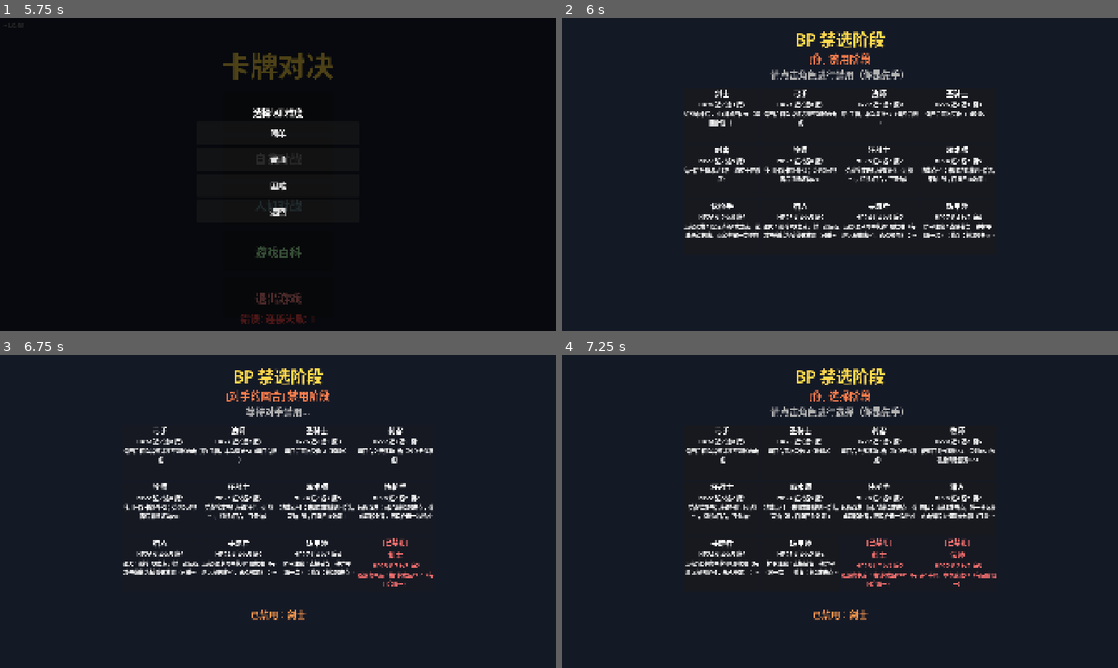
Above: before the commit, frames 1-4 (two rows, left to right).
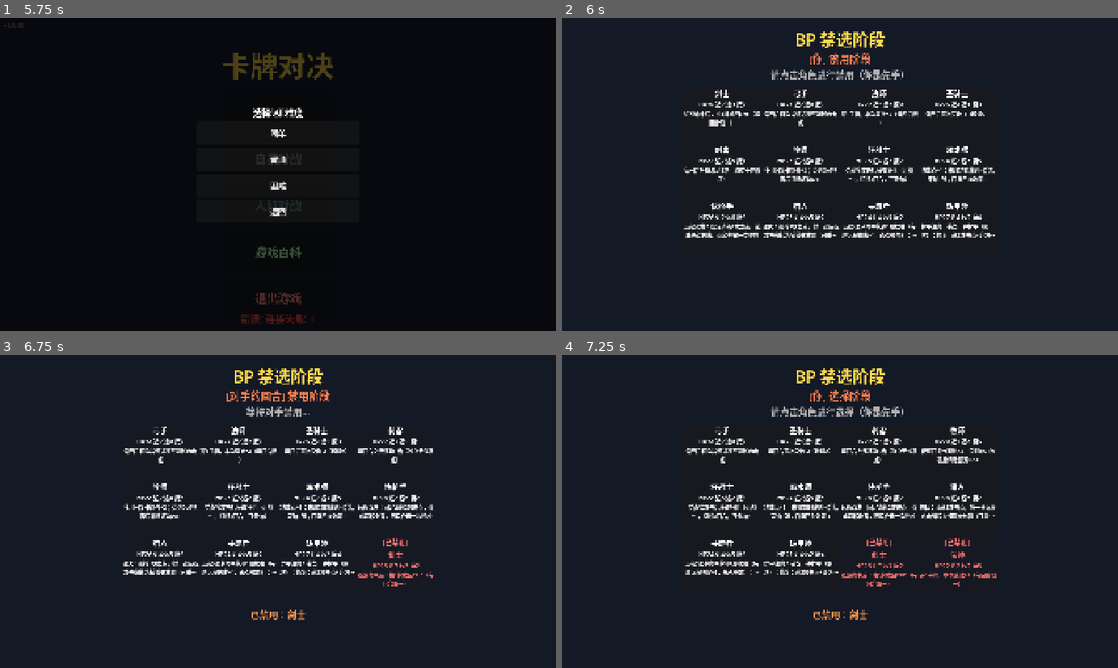
Above: after the commit, the same moments.

Repository: 41hu/card_duel
Game: Godot game, scene res://scenes/main_menu.tscn
Two runs of this game, one before a commit and one after it. Both use one fixed random seed, a clock stepped at 60 frames per second and the inputs below.
Inputs (mouse positions are in pixels of both pictures, inside the frame that each line leads up to):
- Up to frame 1 (5.75 s): click "多人对战" at 0.5 s; click "自我对战" at 1.25 s; click (227, 174) at 2.02 s; type "12" at 2.1 s; click "加入" at 2.75 s; click "返回" at 3.5 s; click "人机对战" at 4.25 s; click "游戏百科" at 5 s
- Up to frame 2 (6 s): click "简单" at 5.75 s
- Up to frame 3 (6.75 s): click (161, 452) at 6.5 s
- Up to frame 4 (7.25 s): no input

Frame 1 is identical in both runs. In frame 2, 0.3% of the frame differs, in the area x 64-78%, y 65-71%; in frame 3, 0.3%; in frame 4, 0.4%, in the area x 36-50%, y 65-71%.

Commit message:
balance: 精简铸甲师技能描述
- skill_desc: "护甲注魔：装备一种护甲（限一次）；修复：耗2攻击点+弃强化攻击卡修1耐久；护甲耐久+1"
- GAME_RULES 同步

Diff:
--- a/scripts/data/character_data.gd
+++ b/scripts/data/character_data.gd
@@ -13,7 +13,7 @@
 	"gunslinger":  {name="快枪手", hp=26, near=2, range=6, magic=2, skill="gunslinger",   skill_desc="远程双发：固定消耗2攻击点，造成两段伤害，两段各需一次响应"},
 	"hunter":      {name="猎人",   hp=26, near=4, range=5, magic=2, skill="hunter",       skill_desc="埋伏：消耗1攻击点，将一张远程攻击牌转为捕兽夹放置（可重叠，踩上-3HP）"},
 	"tracker":     {name="寻踪者", hp=24, near=4, range=5, magic=2, skill="tracker",      skill_desc="远程/法术命中获得1层校准（每层远程伤害+1，永久叠加）；远程/法术攻击未造成伤害则校准清空"},
-	"wardsmith":   {name="铸甲师", hp=27, near=4, range=2, magic=4, skill="wardsmith",    skill_desc="护甲注魔：直接装备一种护甲（限一次）；修复：耗2攻击点弃匹配强化攻击卡修1点耐久；护甲耐久上限+1"},
+	"wardsmith":   {name="铸甲师", hp=27, near=4, range=2, magic=4, skill="wardsmith",    skill_desc="护甲注魔：装备一种护甲（限一次）；修复：耗2攻击点+弃强化攻击卡修1耐久；护甲耐久+1"},
 }
 
 const CHARACTER_IDS = ["swordsman", "archer", "mage", "paladin", "assassin", "priest", "berserker", "warlock", "gunslinger", "hunter", "tracker", "wardsmith"]
Not shown, changed: GAME_RULES.md
